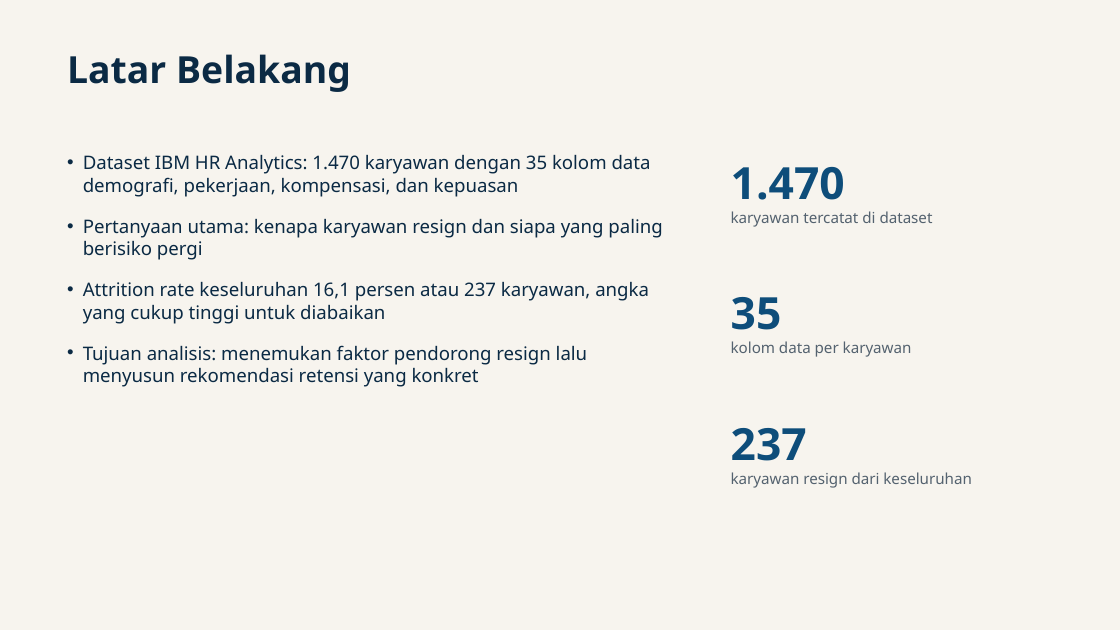
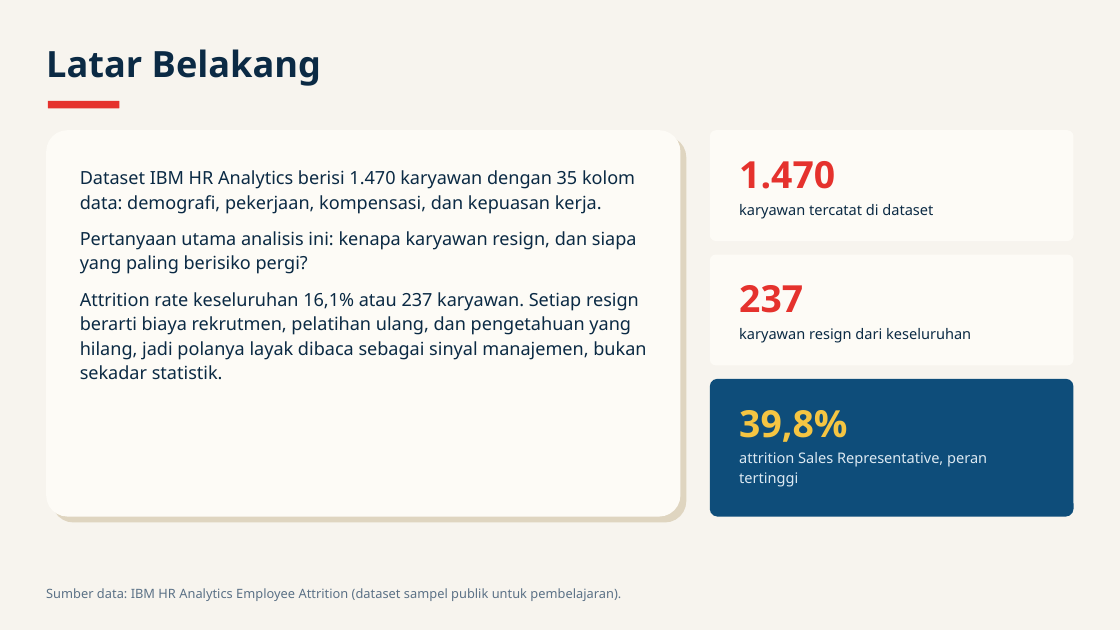
Before and after one commit to baghizash/ibm-hr-attrition-people-analytics, a slide deck: slide 2 of Portofolio-Analisis-HR-Attrition.pptx. Drawn at 1120x630 pixels with LibreOffice and Linux fonts; fonts in the diff are those of the drawing. Boxes give left, top, right and bottom in pixels: in the first picture for what was removed or moved away, otherwise in the second. Text is boxed around its words. In the diff, an @@ line names an element or a change of style, - is before the commit and + after.

```diff
--- a/Portofolio-Analisis-HR-Attrition.pptx
+++ b/Portofolio-Analisis-HR-Attrition.pptx
@@ text "Latar Belakang": place and size @@
-text "Latar Belakang" at [67, 54, 351, 92]
+text "Latar Belakang" at [46, 49, 321, 86]
@@ text "Latar Belakang" at [46, 49, 321, 86]: size 32 to 31 pt; line spacing 1 to 1.13; less space between paragraphs @@
@@ rounded rectangle added at [48, 101, 119, 108], fill #E5322D @@
@@ rounded rectangle added at [46, 130, 681, 517], fill #FDFBF6 @@
@@ rounded rectangle added at [52, 136, 686, 523], fill #DFD5C0 @@
@@ rounded rectangle added at [710, 130, 1074, 241], fill #FDFBF6 @@
@@ text "1.470": place and size @@
-text "1.470" at [731, 167, 933, 227]
+text "1.470" at [739, 161, 933, 219]
@@ text "1.470" at [739, 161, 933, 219]: size 38 to 32 pt, text colour #0E4D7A to #E5322D in "1.470"; size 13 to 12.5 pt, text colour #54626F to #0B2A44 in "karyawan tercatat di dataset"; line spacing 1 to 1.13; more space between paragraphs @@
@@ text at [80, 170, 646, 380]: text changed; size 16 to 15.5 pt @@
-• Dataset IBM HR Analytics: 1.470 karyawan dengan 35 kolom data demografi, pekerjaan, kompensasi, dan kepuasan
-• Pertanyaan utama: kenapa karyawan resign dan siapa yang paling berisiko pergi
-• Attrition rate keseluruhan 16,1 persen atau 237 karyawan, angka yang cukup tinggi untuk diabaikan
-• Tujuan analisis: menemukan faktor pendorong resign lalu menyusun rekomendasi retensi yang konkret
+Dataset IBM HR Analytics berisi 1.470 karyawan dengan 35 kolom data: demografi, pekerjaan, kompensasi, dan kepuasan kerja.
+Pertanyaan utama analisis ini: kenapa karyawan resign, dan siapa yang paling berisiko pergi?
+Attrition rate keseluruhan 16,1% atau 237 karyawan. Setiap resign berarti biaya rekrutmen, pelatihan ulang, dan pengetahuan yang hilang, jadi polanya layak dibaca sebagai sinyal manajemen, bukan sekadar statistik.
@@ rounded rectangle added at [710, 255, 1074, 365], fill #FDFBF6 @@
@@ text removed at [731, 297, 912, 357] @@
-35
-kolom data per karyawan
@@ text "237": place and size @@
-text "237" at [731, 428, 971, 488]
+text "237" at [739, 285, 971, 343]
@@ text "237" at [739, 285, 971, 343]: size 38 to 32 pt, text colour #0E4D7A to #E5322D in "237"; size 13 to 12.5 pt, text colour #54626F to #0B2A44; line spacing 1 to 1.13; more space between paragraphs @@
@@ rounded rectangle added at [710, 379, 1074, 517], fill #0E4D7A @@
@@ text added at [739, 410, 987, 487], 12.5 pt, text #DCE9F2 @@
+39,8%
+attrition Sales Representative, peran tertinggi
@@ text added at [46, 588, 621, 601], 11 pt, text #5B7186 @@
+Sumber data: IBM HR Analytics Employee Attrition (dataset sampel publik untuk pembelajaran).
```
Also in this commit, not shown: 8 other slides changed, 1 slide added, 1 slide removed.
